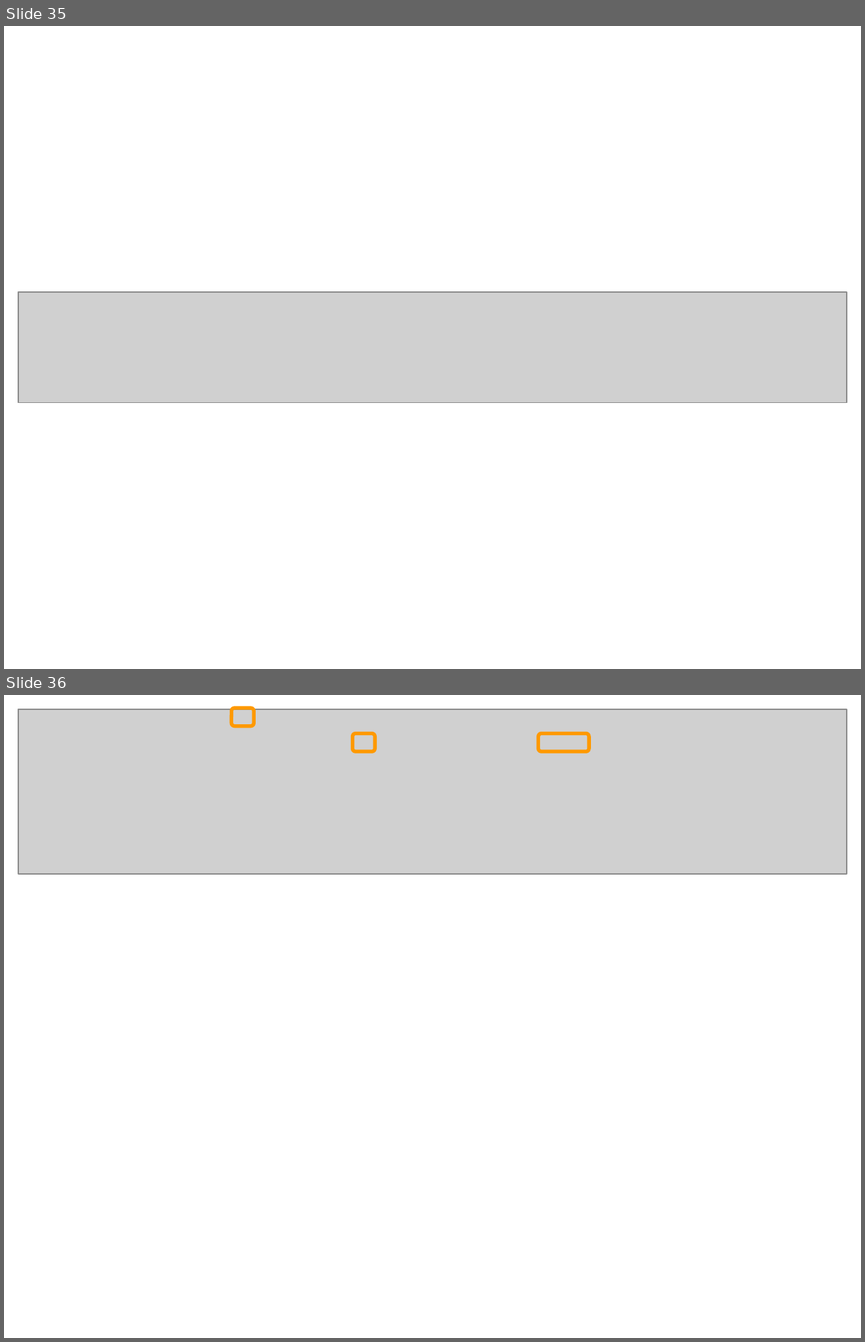
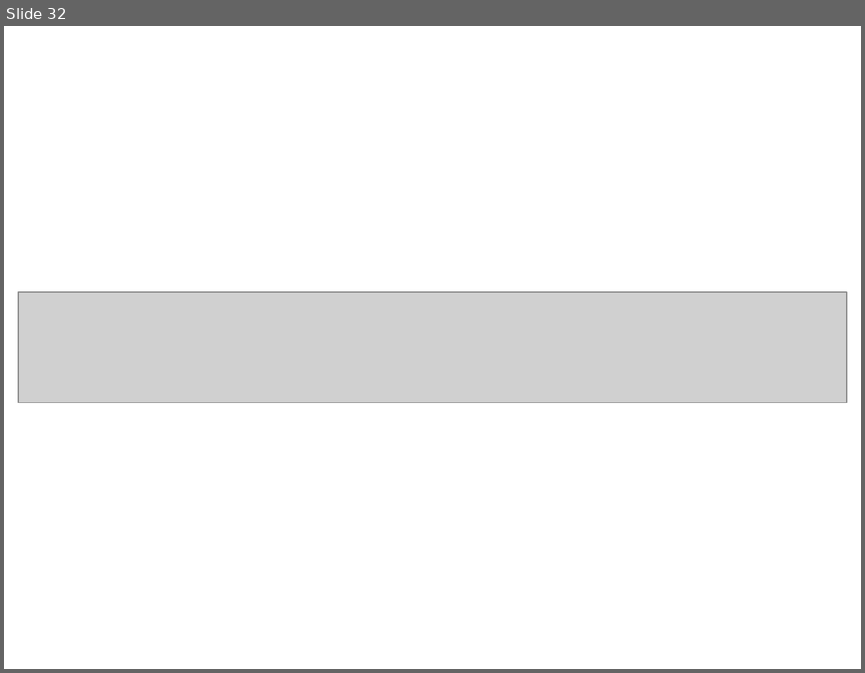
Before and after one commit to csbridge/csbridge2020, a slide deck: docs/slides/Lecture9.pptx. Shown one above the other, each under a label of ours: slides 35 and 36 before the commit, slide 32 after it. The pictures are 865x1342 and 865x673 pixels, drawn with LibreOffice and Linux fonts; fonts in the diff are those of the drawing; grey boxes stand for pictures. Boxes give left, top, right and bottom in pixels: in the first picture for what was removed or moved away, otherwise in the second. Text is boxed around its words. In the diff, an @@ line names an element or a change of style, - is before the commit and + after.

```diff
--- a/docs/slides/Lecture9.pptx
+++ b/docs/slides/Lecture9.pptx
@@ slide 36 removed at (4,695,861,1338), background #FFFFFF @@
@@ picture removed at (18,709,847,874) @@
@@ rounded rectangle removed at (231,708,254,726) @@
@@ rounded rectangle removed at (353,734,375,751) @@
@@ rounded rectangle removed at (538,734,588,751) @@
@@ what was slide 35 is now slide 32 @@
```
Also in this commit, not shown: 10 slides changed, 5 slides added, 7 other slides removed, 5 other files.
